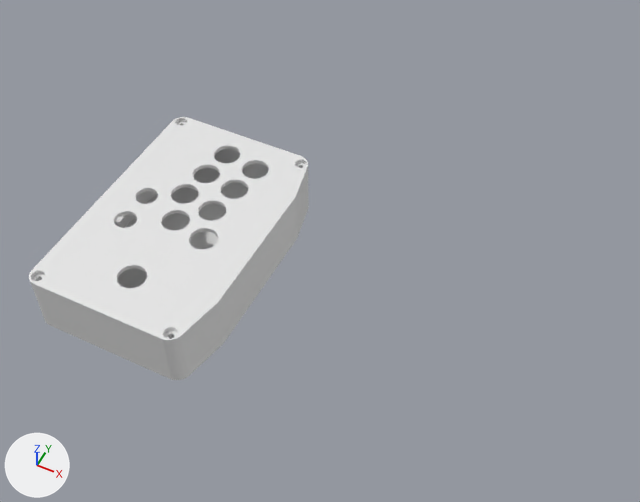
Renders of the Blender file [2026] Arcade Keypad/Arcade Keypad.blend from each side of a commit.
The view is the same before and after, from a 50 mm lens placed at (0.439, -0.537, 0.736), pointed at (0.116, 0.108, -0.07). Every picture has the same lights, and +X, +Y and +Z are marked at lower left. The first picture is the older version.
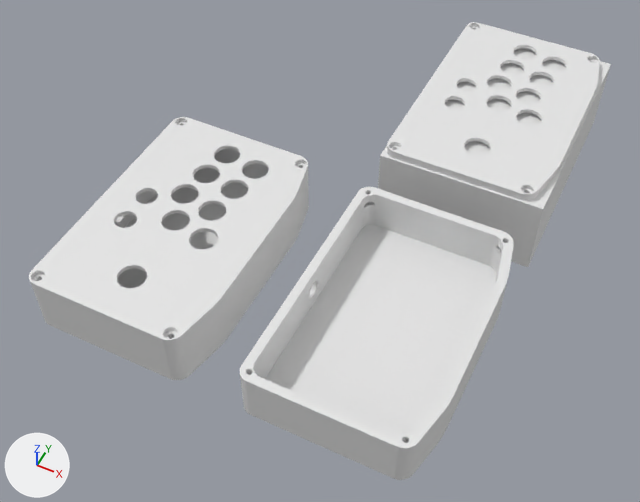
Location of each change, (x1, y1, x2, y2) in pixels of the pictures (640 x 502 px):
```json
{"object": "Cube.003", "change": "added", "after": [240, 187, 514, 480]}
{"object": "Cube.004", "change": "added", "after": [387, 22, 600, 201]}
{"object": "Cube", "change": "added", "after": [378, 48, 611, 267]}
```

Edits to the scene script, one JSON object a line:
```json
{"op": "add", "block": "mat_material_007", "code": ["mat_material_007 = principled_material('Material.007')", "mat_material_007.base_color = (0.8, 0.8, 0.8)  # white #e7e7e7"]}
{"op": "add", "block": "mat_material_006", "code": ["mat_material_006 = principled_material('Material.006')", "mat_material_006.base_color = (0.8, 0.8, 0.8)  # white #e7e7e7"]}
{"op": "add", "block": "me_cube", "code": ["me_cube = bpy.data.meshes.new('Cube')", "me_cube.from_pydata(...)  # a box spanning x -1.0..1.0, y -1.0..1.0, z -1.0..1.0"]}
{"op": "add", "block": "me_cube_005", "code": ["me_cube_005 = bpy.data.meshes.new('Cube.005')", "me_cube_005.from_pydata(...)  # 6015 vertices, 3021 faces; spans x -0.097..0.097, y -0.147..0.147, z -0.035..0.025", "me_cube_005.materials.append(mat_material_007)  # white #e7e7e7"]}
{"op": "add", "block": "me_cube_004", "code": ["me_cube_004 = bpy.data.meshes.new('Cube.004')", "me_cube_004.from_pydata(...)  # 10460 vertices, 5218 faces; spans x -0.097..0.097, y -0.147..0.147, z -0.035..0.035", "me_cube_004.materials.append(mat_material_006)  # white #e7e7e7"]}
{"op": "add", "block": "ob_cube", "code": ["ob_cube = bpy.data.objects.new('Cube', me_cube)", "ob_cube.location = (0.25, 0.35, -0.025)", "ob_cube.scale = (0.1, 0.15, 0.05)"]}
{"op": "add", "block": "ob_cube_003", "code": ["ob_cube_003 = bpy.data.objects.new('Cube.003', me_cube_005)", "ob_cube_003.location = (0.25, 0.0, 0.0)"]}
{"op": "add", "block": "ob_cube_004", "code": ["ob_cube_004 = bpy.data.objects.new('Cube.004', me_cube_004)", "ob_cube_004.location = (0.25, 0.35, 0.0)"]}
```
